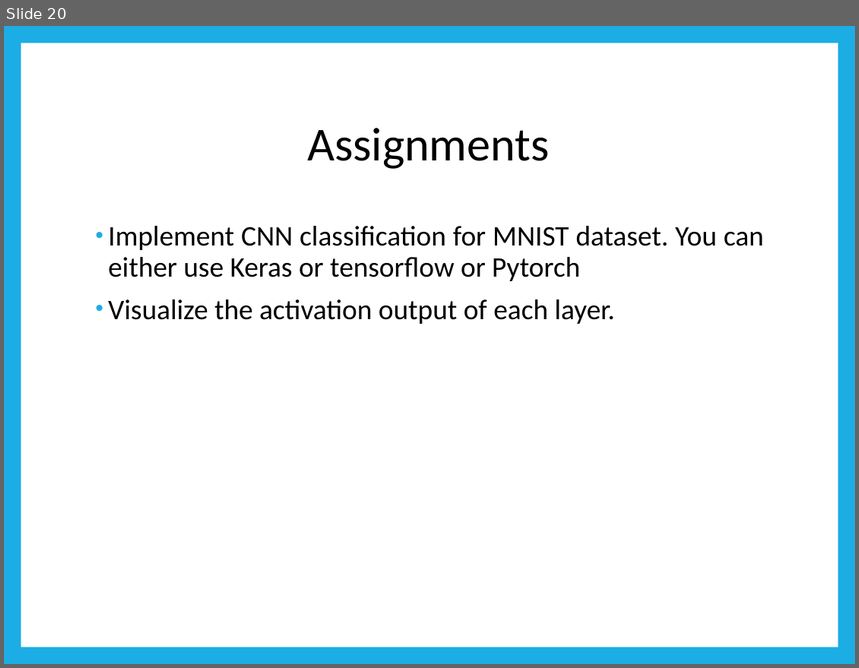
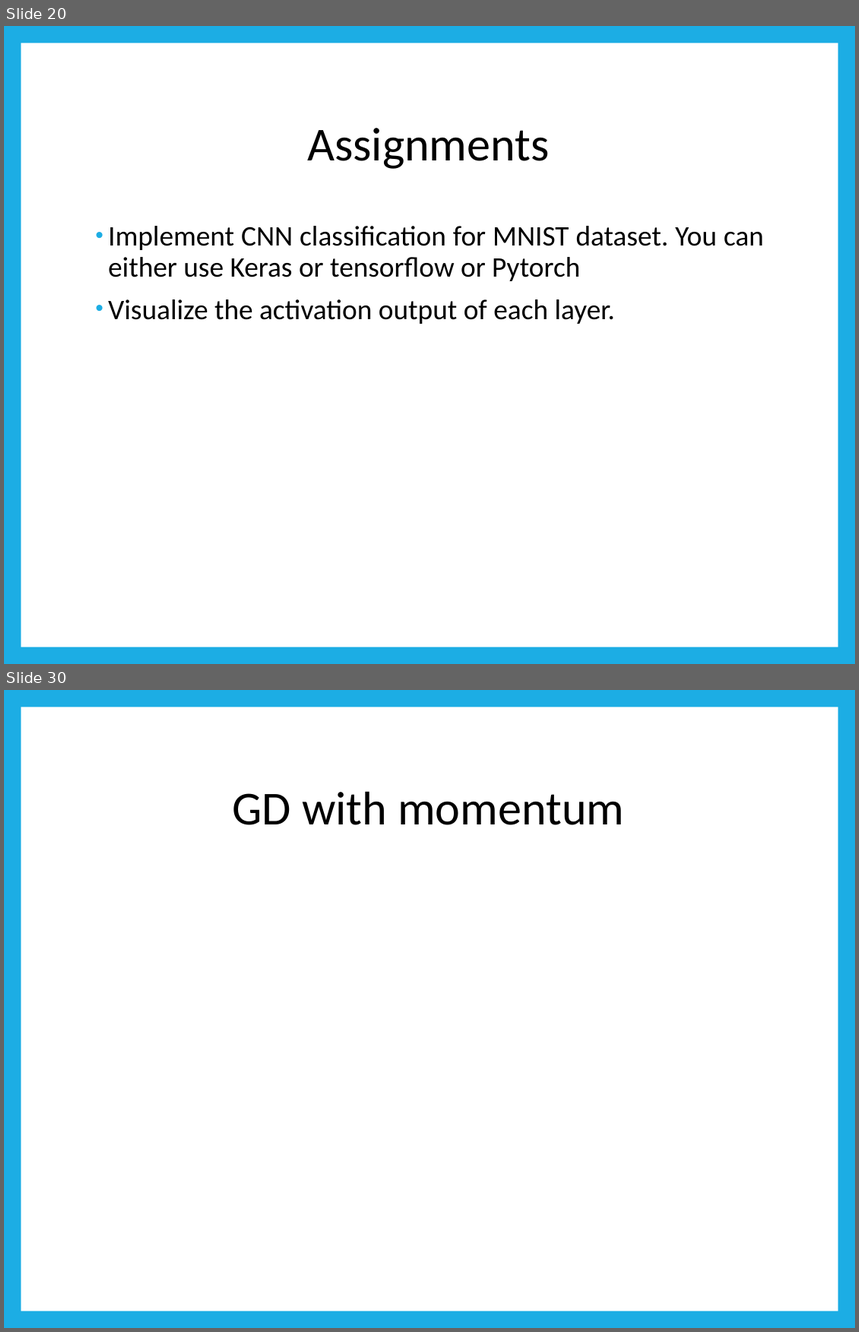
Before and after one commit to naotofukunaga/Intro-Deep-Learning, a slide deck: DeepLearning.pptx. Shown one above the other, each under a label of ours: slide 20 before the commit, slides 20 and 30 after it; the slides between them are not shown. The pictures are 859x668 and 859x1332 pixels, drawn with LibreOffice and Linux fonts; fonts in the diff are those of the drawing; grey boxes stand for pictures. Boxes give left, top, right and bottom in pixels: in the first picture for what was removed or moved away, otherwise in the second. Text is boxed around its words. In the diff, an @@ line names an element or a change of style, - is before the commit and + after.

```diff
--- a/DeepLearning.pptx
+++ b/DeepLearning.pptx
@@ slide 30 added at (4,690,855,1328), background #1CADE4; not listed: 1 template element that a slide beside it also shows @@
@@ title added at (233,791,624,825), 40 pt, text #000000 @@
+GD with momentum
```
Also in this commit, not shown: 9 other slides added, 1 other file.
